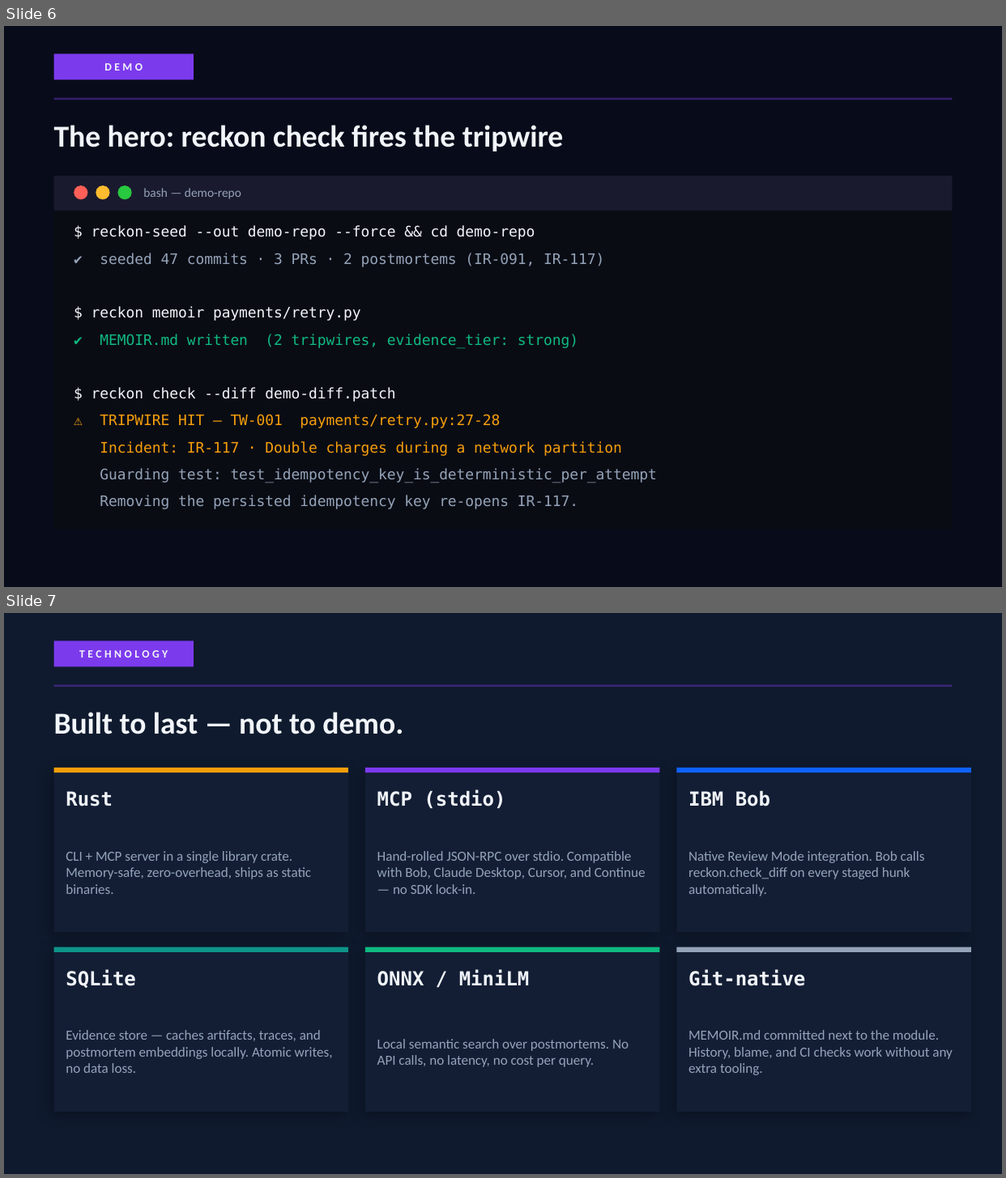
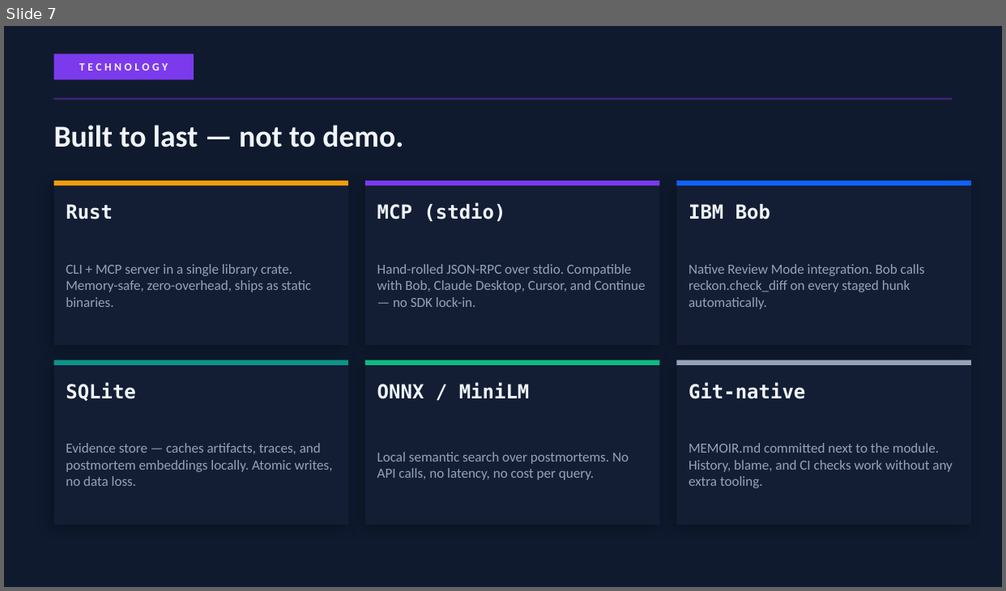
Before and after one commit to JanDexter/reckon, a slide deck: Reckon-Pitch-Deck.pptx. Shown one above the other, each under a label of ours: slides 6 and 7 before the commit, slide 7 after it. The pictures are 1006x1178 and 1006x591 pixels, drawn with LibreOffice and Linux fonts; fonts in the diff are those of the drawing. Boxes give left, top, right and bottom in pixels: in the first picture for what was removed or moved away, otherwise in the second. Text is boxed around its words. In the diff, an @@ line names an element or a change of style, - is before the commit and + after.

```diff
--- a/Reckon-Pitch-Deck.pptx
+++ b/Reckon-Pitch-Deck.pptx
@@ slide 6 removed at (4, 26, 1002, 587), background #080C1A @@
@@ rectangle removed at (54, 54, 194, 80) @@
@@ text removed at (104, 63, 143, 71) @@
-DEMO
@@ rectangle removed at (54, 98, 952, 100) @@
@@ text removed at (54, 125, 564, 152) @@
-The hero: reckon check fires the tripwire
@@ rectangle removed at (54, 176, 952, 211) @@
@@ ellipse removed at (74, 186, 87, 199) @@
@@ ellipse removed at (96, 186, 110, 199) @@
@@ ellipse removed at (117, 186, 132, 199) @@
@@ text removed at (143, 188, 241, 199) @@
-bash — demo-repo
@@ rectangle removed at (54, 211, 952, 530) @@
@@ text removed at (91, 225, 535, 240) @@
-$ reckon-seed --out demo-repo --force && cd demo-repo
@@ text removed at (100, 253, 604, 267) @@
-✔ seeded 47 commits · 3 PRs · 2 postmortems (IR-091, IR-117)
@@ text removed at (91, 306, 361, 321) @@
-$ reckon memoir payments/retry.py
@@ text removed at (100, 334, 578, 348) @@
-✔ MEMOIR.md written (2 tripwires, evidence_tier: strong)
@@ text removed at (91, 387, 395, 402) @@
-$ reckon check --diff demo-diff.patch
@@ text removed at (100, 414, 500, 429) @@
-⚠ TRIPWIRE HIT — TW-001 payments/retry.py:27-28
@@ text removed at (100, 442, 622, 456) @@
-Incident: IR-117 · Double charges during a network partition
@@ text removed at (100, 468, 657, 483) @@
-Guarding test: test_idempotency_key_is_deterministic_per_attempt
@@ text removed at (100, 495, 578, 510) @@
-Removing the persisted idempotency key re-opens IR-117.
```
Also in this commit, not shown: 4 slides changed, 1 slide added, 3 other files.
